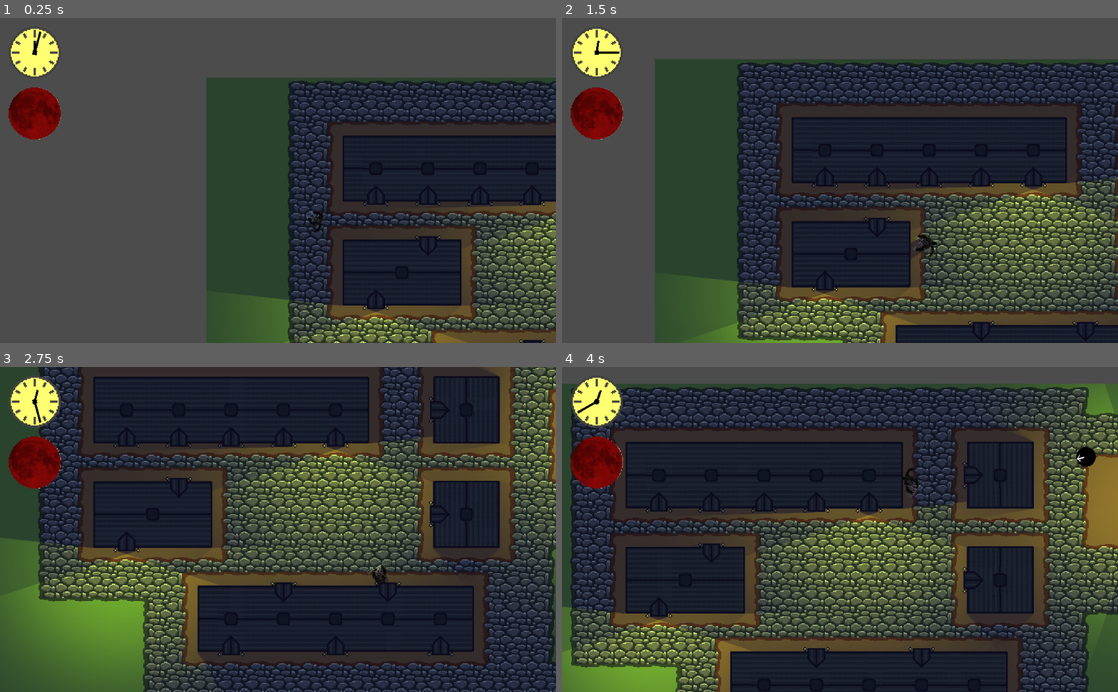
Above: before the commit, frames 1-4 (two rows, left to right).
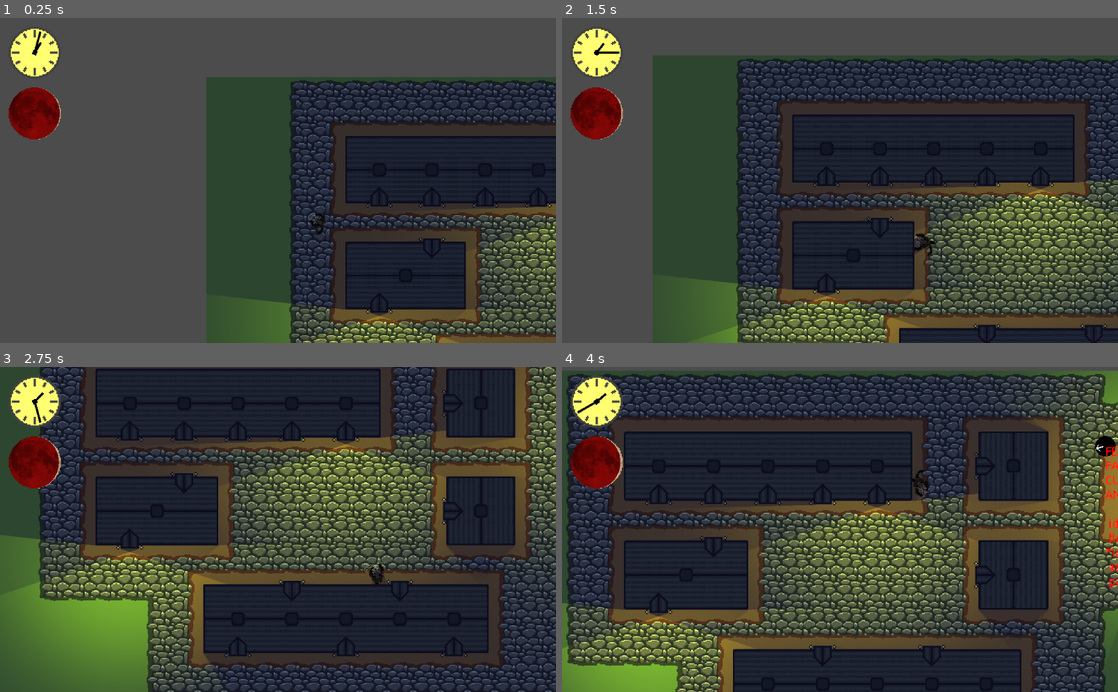
Above: after the commit, the same moments.

Repository: marc-hugh-tom/game-off-2020
Game: Godot game, scene res://nodes/PlayState.tscn
Same seed, same stepped clock (60 frames per second), same inputs: the game is played once before the commit and once after it.
Inputs (mouse positions are in pixels of both pictures, inside the frame that each line leads up to):
- Up to frame 1 (0.25 s): no input
- Up to frame 2 (1.5 s): move the mouse to (962, 164) at 0.52 s; press the mouse at (962, 164) at 0.53 s; hold D (right) 0.53-1.28 s; move the mouse to (728, 196) at 1.27 s; release the mouse at (728, 196) at 1.28 s; hold S (down) from 1.28 s (still down); click (728, 196) at 1.35 s
- Up to frame 3 (2.75 s): move the mouse to (333, 458) at 2.02 s; release S (down) at 2.03 s; hold D (right) from 2.03 s (still down); hold Right mouse button (bark) from 2.03 s (still down); click (333, 458) at 2.3 s
- Up to frame 4 (4 s): move the mouse to (812, 594) at 2.77 s; release D (right) at 2.78 s; release Right mouse button (bark) at 2.78 s; hold W (up) 2.78-3.53 s; click (812, 594) at 2.85 s; move the mouse to (1006, 578) at 3.52 s; press the mouse at (1006, 578) at 3.53 s; hold A (left) from 3.53 s (still down)

The runs differ from the first frame. In frame 1, 12% of the frame differs, in the area x 5-100%, y 6-100%; in frame 2, 23%; in frame 3, 34%; in frame 4, 45%, in the area x 0-100%, y 1-100%.

Commit message:
wip

Diff:
--- a/nodes/PlayState.tscn
+++ b/nodes/PlayState.tscn
@@ -63,6 +63,7 @@
 level_navigation_path = NodePath("../Navigation2D")
 werewolf_path = NodePath("../Werewolf")
 exported_emotion_intensity = {
+"ANGER": 0.0,
 "CURIOSITY": 0.0,
 "FATIGUE": 0,
 "FEAR": 0
--- a/nodes/villager/Villager.gd
+++ b/nodes/villager/Villager.gd
@@ -1,6 +1,22 @@
 # lots of inspiration from https://gdscript.com/godot-state-machine
 tool
 extends KinematicBody2D
+
+# state priority
+"""
+- flee
+- attack default
+- attack running towards wolf
+- investigate default
+- investigate alerted
+- attack searching for wolf
+- investigate moving towards sound
+- investigate do investigation
+- patrol default
+- patrol following patrol
+- patrol moving towards patrol
+- idle
+"""
 
 # The villager needs to be able to navigate to its patrol path either
 # - on start up, or
@@ -39,7 +55,7 @@
 
 # debug mode
 # TODO: move somewhere global
-var DEBUG = false
+var DEBUG = true
 
 # the current action in the villager's FSM
 var current_action
@@ -57,7 +73,8 @@
 const Emotion = {
 	FEAR = "FEAR",
 	FATIGUE = "FATIGUE",
-	CURIOSITY = "CURIOSITY"
+	CURIOSITY = "CURIOSITY",
+	ANGER = "ANGER"
 }
 
 # a map of emotion to intensity, exported to configure different initial
@@ -66,12 +83,14 @@
 	Emotion.FEAR: 0,
 	Emotion.FATIGUE: 0,
 	Emotion.CURIOSITY: 0,
+	Emotion.ANGER: 0,
 }
 
 var emotion_metadata = {
 	Emotion.FEAR: null,
 	Emotion.FATIGUE: null,
 	Emotion.CURIOSITY: null,
+	Emotion.ANGER: null,
 }
 
 # if we won't duplicate the exported dictionary, then it seems as though
@@ -172,9 +191,9 @@
 func _ready():
 	if not Engine.editor_hint:
 		for action in _get_action_children():
-			action.villager = self
+			action.init(self)
 		for sense in _get_sense_children():
-			sense.villager = self
+			sense.init(self)
 
 		_enter_action(idle)
 		_create_debug_labels()
@@ -257,6 +276,5 @@
 	rotation = new_rotation
 
 func hurt():
-	print("OW!")
 	$AudioStreamPlayer2D.stream = load("res://assets/sounds/stab.ogg")
 	$AudioStreamPlayer2D.play()
--- a/nodes/villager/Villager.tscn
+++ b/nodes/villager/Villager.tscn
@@ -7,6 +7,7 @@
 [ext_resource path="res://nodes/villager/actions/Flee.tscn" type="PackedScene" id=5]
 [ext_resource path="res://nodes/villager/senses/Hearing.tscn" type="PackedScene" id=6]
 [ext_resource path="res://nodes/villager/actions/Investigate.tscn" type="PackedScene" id=7]
+[ext_resource path="res://nodes/villager/actions/Attack.tscn" type="PackedScene" id=8]
 
 [sub_resource type="CircleShape2D" id=1]
 radius = 18.0
@@ -40,3 +41,5 @@
 [node name="Investigate" parent="." instance=ExtResource( 7 )]
 
 [node name="AudioStreamPlayer2D" type="AudioStreamPlayer2D" parent="."]
+
+[node name="Attack" parent="." instance=ExtResource( 8 )]
--- /dev/null
+++ b/nodes/villager/actions/Attack.tscn
@@ -0,0 +1,11 @@
+[gd_scene load_steps=2 format=2]
+
+[ext_resource path="res://nodes/villager/actions/scripts/Attack.gd" type="Script" id=1]
+
+[node name="Attack" type="Node2D"]
+script = ExtResource( 1 )
+
+[node name="Ray" type="RayCast2D" parent="."]
+enabled = true
+
+[node name="UpdateNavTimer" type="Timer" parent="."]
--- a/nodes/villager/actions/scripts/Action.gd
+++ b/nodes/villager/actions/scripts/Action.gd
@@ -2,13 +2,10 @@
 
 var is_active = false
 
-var villager: Villager setget set_villager, get_villager
+var villager: Villager
 
-func set_villager(v: Villager):
-	villager = v
-
-func get_villager():
-	return villager
+func init(in_villager: Villager):
+	villager = in_villager
 
 func get_label():
 	return "base action"
--- /dev/null
+++ b/nodes/villager/actions/scripts/Attack.gd
@@ -0,0 +1,117 @@
+extends "res://nodes/villager/actions/scripts/Action.gd"
+
+var route: PoolVector2Array
+
+onready var ray: RayCast2D = $Ray
+
+onready var update_nav_timer: Timer = $UpdateNavTimer
+
+var current_state = Null.new()
+
+class_name Attack
+
+func can_see_werewolf():
+	var werewolf = villager.werewolf
+	return ray.is_colliding() and \
+		ray.get_collider() == werewolf
+
+class Null:
+	func physics_process(delta):
+		return self
+
+	func get_label():
+		return ""
+
+	func get_priority():
+		return 1
+
+class RunTowardsWerewolf:
+	var attack: Attack
+
+	func _init(in_attack: Attack):
+		self.attack = in_attack
+
+	func physics_process(delta):
+		var villager = attack.villager
+
+		if attack.can_see_werewolf():
+			var werewolf = villager.werewolf
+			var towards_werewolf = (werewolf.position - villager.position).normalized()
+			villager.set_rotation_with_delta(villager.position + towards_werewolf, delta)
+			villager.move_and_slide(towards_werewolf * villager.get_run_speed())
+			return self
+		else:
+			return SearchForWerewolf.new(attack)
+
+	func get_label():
+		return "run towards werewolf"
+
+	func get_priority():
+		return 3
+
+class SearchForWerewolf:
+	var attack: Attack
+	var last_search_position: Vector2
+
+	func _init(in_attack: Attack):
+		self.attack = in_attack
+		self.last_search_position = in_attack.villager.werewolf.position
+
+	func physics_process(delta):
+		if attack.can_see_werewolf():
+			return RunTowardsWerewolf.new(attack)
+		return self
+
+	func get_priority():
+		return 1
+
+	func get_label():
+		return "searching"
+
+func _ready():
+#	Engine.time_scale = 0.2
+	# create_update_navigation_timer()
+	return
+
+func create_update_navigation_timer():
+	update_nav_timer.connect("timeout", self, "update_navigation")
+	update_nav_timer.set_wait_time(0.3)
+	update_nav_timer.set_one_shot(false)
+
+func get_label():
+	return "attack (%s) priority (%s)" % \
+		[current_state.get_label(),  str(get_priority())]
+
+func on_enter():
+	current_state = SearchForWerewolf.new(self)
+
+func on_exit():
+	current_state = Null.new()
+
+func physics_process(delta):
+	current_state = current_state.physics_process(delta)
+
+	var werewolf = villager.werewolf
+	ray.cast_to = werewolf.position - villager.position
+	ray.rotation = -villager.rotation
+
+func update_navigation():
+	route = villager.navigation.get_simple_path(villager.position, \
+		villager.werewolf.position)
+
+func should_activate():
+	if villager == null:
+		return false
+
+	var fear = villager.get_emotion_intensity(Villager.Emotion.ANGER)
+	return fear > 0.0
+
+func should_deactivate():
+	if villager == null:
+		return false
+
+	var fear = villager.get_emotion_intensity(Villager.Emotion.ANGER)
+	return fear <= 0.0
+
+func get_priority():
+	return current_state.get_priority()
--- a/nodes/villager/actions/scripts/Investigate.gd
+++ b/nodes/villager/actions/scripts/Investigate.gd
@@ -15,6 +15,9 @@
 
 	func get_label():
 		return ""
+
+	func get_priority():
+		return 2
 
 # Villager has been alerted by a noise, pause for 1 second to make it look as
 # though the villager is contemplating investigating, once we have a decent
@@ -38,18 +41,25 @@
 	func get_label():
 		return "alerted!"
 
+	func get_priority():
+		return 2
+
 # Villager is moving towards the noise
 class MoveToNoise:
 	var route: PoolVector2Array
 	var target: Vector2
+	var time_looking = 0
 
 	func _init(in_route: PoolVector2Array):
 		self.route = in_route
 
 	func physics_process(delta: float, villager: Villager):
-		if route.size() <= 0:
-			# we have reached the end of our path, we should now switch
-			# to investigating whatever we found
+		time_looking += delta
+
+		if route.size() <= 0 or time_looking > (10 * 1000):
+			# we have reached the end of our path, or we have
+			# searched for longer than 10 seconds
+			# we should now switch to investigating whatever we found
 			return DoInvestigation.new(target, villager)
 
 		target = route[0]
@@ -63,6 +73,9 @@
 
 	func get_label():
 		return "moving to noise"
+
+	func get_priority():
+		return 2
 
 # Villager has reached the noise, do some investigation and reduce the curiosity
 # emotion
@@ -97,8 +110,12 @@
 	func get_label():
 		return "do investigation"
 
+	func get_priority():
+		return 2
+
 func get_label():
-	return "investigate (" + current_state.get_label() + ")"
+	return "investigate (%s) priority (%s)" % \
+		[current_state.get_label(),  str(get_priority())]
 
 func on_enter():
 	current_path = villager.emotion_metadata.get(Villager.Emotion.CURIOSITY)
@@ -130,4 +147,4 @@
 	return curiosity <= 0.0
 
 func get_priority():
-	return 1
+	return current_state.get_priority()
--- a/nodes/villager/actions/scripts/Patrol.gd
+++ b/nodes/villager/actions/scripts/Patrol.gd
@@ -111,7 +111,7 @@
 	return fatigue > 9.0
 
 func process(delta):
-	villager.amend_emotion(Villager.Emotion.FATIGUE, delta)
+	villager.amend_emotion(Villager.Emotion.FATIGUE, 0.1 * delta)
 
 func should_run():
 	return false
--- a/nodes/villager/senses/scripts/Hearing.gd
+++ b/nodes/villager/senses/scripts/Hearing.gd
@@ -11,7 +11,7 @@
 	var path: PoolVector2Array = villager.navigation.get_simple_path(
 		villager.position, node.position)
 	if within_hearing_distance(path):
-		villager.set_emotion(Villager.Emotion.CURIOSITY, 5.0, path)
+		villager.set_emotion(Villager.Emotion.CURIOSITY, 10.0, path)
 
 func within_hearing_distance(path: PoolVector2Array):
 	return path_length_squared(path) < hearing_distance_squared
--- a/nodes/villager/senses/scripts/Sense.gd
+++ b/nodes/villager/senses/scripts/Sense.gd
@@ -1,9 +1,6 @@
 extends "res://nodes/villager/senses/scripts/SenseBase.gd"
 
-var villager: Villager setget set_villager, get_villager
+var villager: Villager
 
-func set_villager(v: Villager):
-	villager = v
-
-func get_villager():
-	return villager
+func init(in_villager: Villager):
+	villager = in_villager
--- a/nodes/villager/senses/scripts/Sight.gd
+++ b/nodes/villager/senses/scripts/Sight.gd
@@ -1,8 +1,5 @@
 tool
 extends "res://nodes/villager/senses/scripts/Sense.gd"
-
-export(float) var sight_distance = 250.0
-var sight_distance_squared = sight_distance * sight_distance
 
 onready var ray: RayCast2D = get_node("Ray")
 
@@ -25,9 +22,16 @@
 func _process(delta):
 	if not Engine.editor_hint:
 		if werewolf_in_vision_cone and has_line_of_site_werewolf():
-			villager.set_emotion(Villager.Emotion.FEAR, 10)
+			seen_werewolf()
 		else:
-			villager.amend_emotion(Villager.Emotion.FEAR, 10 * -delta)
+			villager.amend_emotion(Villager.Emotion.FEAR, 3 * -delta)
+			villager.amend_emotion(Villager.Emotion.ANGER, -delta)
+
+func seen_werewolf():
+	if TimeManager.is_day() or villager.get_emotion_intensity(Villager.Emotion.ANGER) > 0.0:
+		villager.set_emotion(Villager.Emotion.ANGER, 10)
+	else:
+		villager.set_emotion(Villager.Emotion.FEAR, 10)
 
 func has_line_of_site_werewolf():
 	if villager == null:
@@ -41,6 +45,4 @@
 	ray.rotation = -get_parent().rotation
 
 	return ray.is_colliding() and \
-		ray.get_collider() == werewolf and \
-		self.get_parent().position.distance_squared_to(werewolf.position) \
-			< sight_distance_squared
+		ray.get_collider() == werewolf
--- a/project.godot
+++ b/project.godot
@@ -9,12 +9,18 @@
 config_version=4
 
 _global_script_classes=[ {
+"base": "Node2D",
+"class": "Attack",
+"language": "GDScript",
+"path": "res://nodes/villager/actions/scripts/Attack.gd"
+}, {
 "base": "KinematicBody2D",
 "class": "Villager",
 "language": "GDScript",
 "path": "res://nodes/villager/Villager.gd"
 } ]
 _global_script_class_icons={
+"Attack": "",
 "Villager": ""
 }
 
--- a/scripts/time_manager.gd
+++ b/scripts/time_manager.gd
@@ -4,7 +4,7 @@
 var dusk = 18.0
 var game_seconds_in_an_hour = 6.0
 
-var current_time = 0.0
+var current_time = dawn
 
 func _ready():
 	assert(dawn < dusk)
@@ -20,6 +20,12 @@
 func get_decimal_time():
 	# Returns the decimal time, which goes from 0.0 to 23.99999...
 	return(current_time / game_seconds_in_an_hour)
+
+func is_day():
+	return current_time > dawn and current_time < dusk
+
+func is_night():
+	return not is_day()
 
 func get_day_night_fraction():
 	# Returns a decimal indicating how far from midnight / noon the clock is
Not shown: 1 places in nodes/villager/Villager.tscn that only renumber resources
